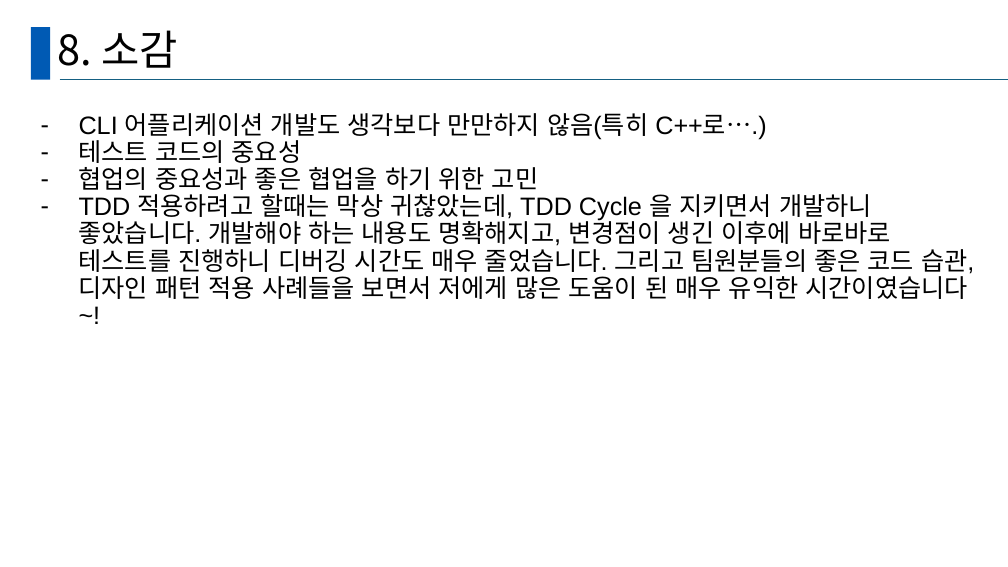
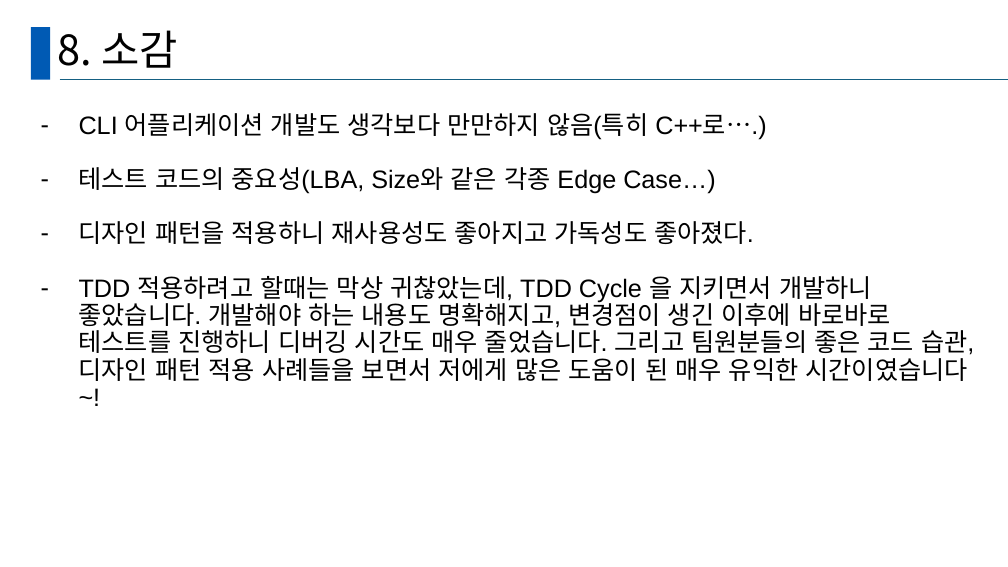
Before and after one commit to GanghyunLee/deep-dive-ssd, a slide deck: slide 62 of D조_DeepDive.pptx. Drawn at 1008x567 pixels with LibreOffice and Linux fonts; fonts in the diff are those of the drawing. Boxes give left, top, right and bottom in pixels: in the first picture for what was removed or moved away, otherwise in the second. Text is boxed around its words. In the diff, an @@ line names an element or a change of style, - is before the commit and + after.

```diff
--- a/D조_DeepDive.pptx
+++ b/D조_DeepDive.pptx
@@ text at (x1=79, y1=167, x2=754, y2=244): text changed @@
-– 테스트 코드의 중요성
-– 협업의 중요성과 좋은 협업을 하기 위한 고민
+– 테스트 코드의 중요성(LBA, Size와 같은 각종 Edge Case…)
+– 디자인 패턴을 적용하니 재사용성도 좋아지고 가독성도 좋아졌다.
```
Also in this commit, not shown: 11 other slides changed.
